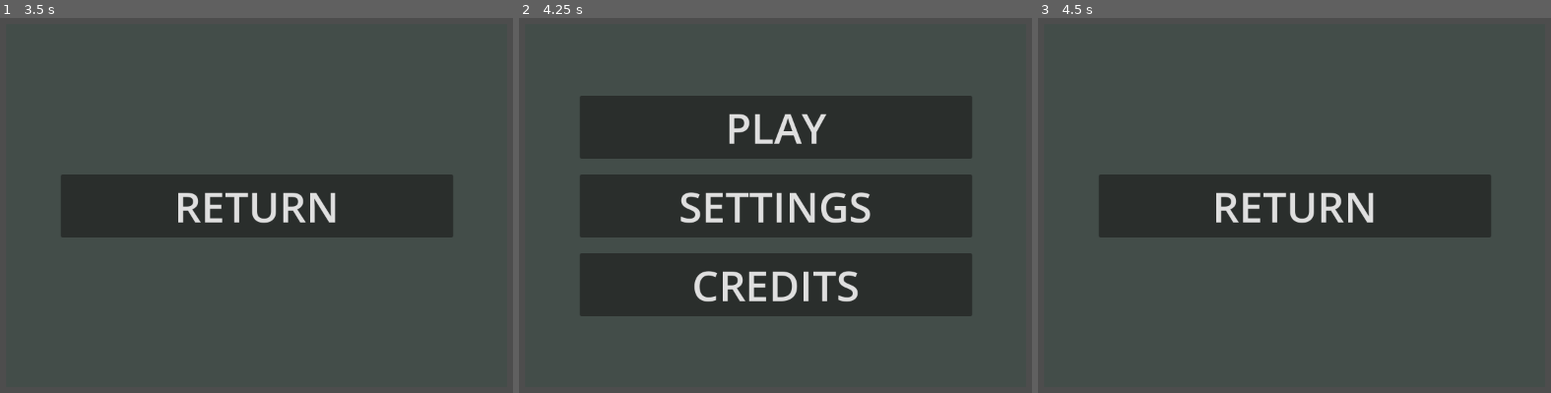
Above: before the commit, frames 1-3 (left to right).
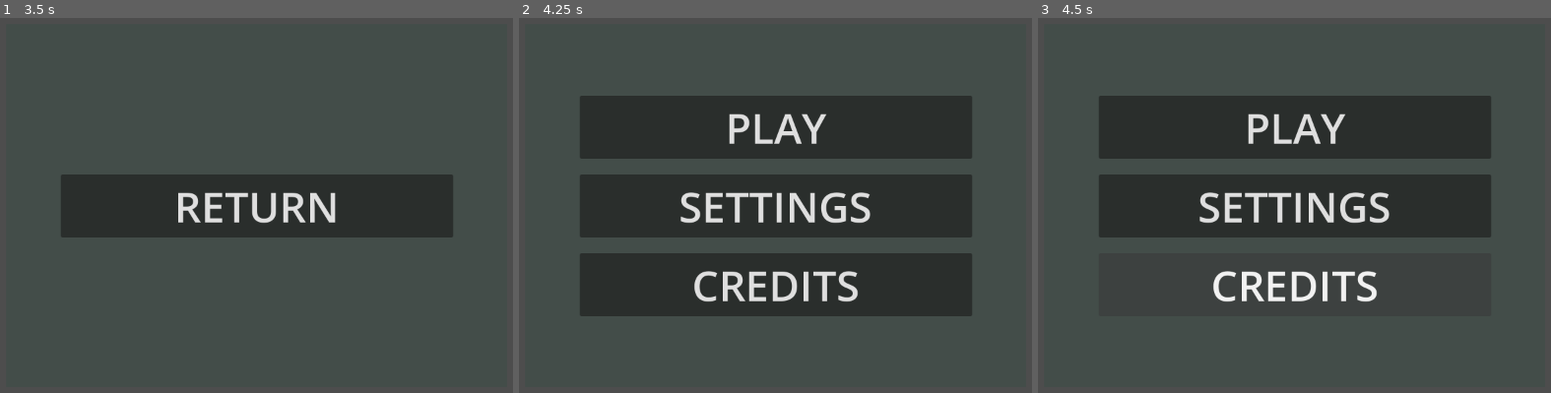
Above: after the commit, the same moments.

Repository: Wake1st/anti-tower
Game: Godot game, scene res://scenes/main_menu.tscn
Same seed, same stepped clock (60 frames per second), same inputs: the game is played once before the commit and once after it. Before the commit the project has no main scene; this scene is started directly in both runs.
Inputs (mouse positions are in pixels of both pictures, inside the frame that each line leads up to):
- Up to frame 1 (3.5 s): click "PLAY" at 0.5 s; click "PLAY" at 1.25 s; click "PLAY" at 2 s; click "SETTINGS" at 2.75 s
- Up to frame 2 (4.25 s): click "RETURN" at 3.5 s
- Up to frame 3 (4.5 s): click (1294, 284) at 4.25 s, where only the run before the commit has a clickable "CREDITS"

Frames 1-2 are identical in both runs. In frame 3, 16% of the frame differs, in the area x 11-89%, y 20-76%.

Commit message:
tree trunk assembled (main menu to game)

Diff:
--- a/data/Score.gd
+++ b/data/Score.gd
@@ -1,4 +1,4 @@
 class_name Score
 
 
-static var points: float = 10
+static var points: float = 100
--- a/project.godot
+++ b/project.godot
@@ -11,6 +11,7 @@
 [application]
 
 config/name="anti-tower"
+run/main_scene="uid://d8d5xdtfdw1l"
 config/features=PackedStringArray("4.7", "GL Compatibility")
 config/icon="res://assets/icon.svg"
 
--- a/scenes/game.gd
+++ b/scenes/game.gd
@@ -2,10 +2,21 @@
 extends Node
 
 
+signal return_to_main()
+
 @onready var pause_menu_ui: PauseMenuUI = %PauseMenuUI
 @onready var settings_menu_ui: SettingsMenuUI = %SettingsMenuUI
 @onready var build_panel: BuildPanel = %BuildPanel
-@onready var level: Level = $Level0
+@onready var level: Level
+
+
+func run(lvl: Level) -> void:
+	if level:
+		_unplug_level()
+		level.queue_free()
+
+	level = lvl
+	_plugin_level()
 
 
 func _ready() -> void:
@@ -16,9 +27,6 @@
 
 	build_panel.pause_selected.connect(_handle_pause_selected)
 	build_panel.start_selected.connect(_handle_start_selected)
-
-	level.tower_damaged.connect(_handle_tower_damaged)
-	level.tower_destroyed.connect(_handle_tower_destroyed)
 
 
 func _input(event) -> void:
@@ -38,7 +46,7 @@
 
 func _handle_menu_selected() -> void:
 	# exit level
-	pass
+	return_to_main.emit()
 
 
 func _handle_return_selected() -> void:
@@ -62,3 +70,15 @@
 	get_tree().paused = true
 
 	# some kind of score screen
+
+
+func _plugin_level() -> void:
+	add_child(level)
+	level.tower_damaged.connect(_handle_tower_damaged)
+	level.tower_destroyed.connect(_handle_tower_destroyed)
+
+
+func _unplug_level() -> void:
+	level.tower_damaged.disconnect(_handle_tower_damaged)
+	level.tower_destroyed.disconnect(_handle_tower_destroyed)
+	remove_child(level)
--- a/scenes/game.tscn
+++ b/scenes/game.tscn
@@ -1,15 +1,12 @@
 [gd_scene format=3 uid="uid://bkrjxoqlakabm"]
 
 [ext_resource type="Script" uid="uid://g5t35odn7ho1" path="res://scenes/game.gd" id="1_iywne"]
-[ext_resource type="PackedScene" uid="uid://b18wu7ohwgr0w" path="res://scenes/levels/level_0.tscn" id="2_iywne"]
 [ext_resource type="PackedScene" uid="uid://4daxmvub6vv7" path="res://ui/gameplay/build_panel.tscn" id="3_u5sy4"]
 [ext_resource type="PackedScene" uid="uid://d3vyqpubrioi3" path="res://ui/menus/pause_menu_ui.tscn" id="4_gee14"]
 [ext_resource type="PackedScene" uid="uid://dn24f3wk3futr" path="res://ui/menus/settings_menu_ui.tscn" id="5_0tnpc"]
 
 [node name="Game" type="Node" unique_id=1519597089]
 script = ExtResource("1_iywne")
-
-[node name="Level0" parent="." unique_id=265629427 instance=ExtResource("2_iywne")]
 
 [node name="GameplayCanvas" type="CanvasLayer" parent="." unique_id=1995045689]
 
--- a/scenes/levels/level_0.tscn
+++ b/scenes/levels/level_0.tscn
@@ -1,7 +1,7 @@
 [gd_scene format=3 uid="uid://b18wu7ohwgr0w"]
 
 [ext_resource type="PackedScene" uid="uid://cagxv72k4jdgj" path="res://systems/highway.tscn" id="1_wjk5u"]
-[ext_resource type="Script" uid="uid://c7ixmton47j00" path="res://scenes/levels/level_0.gd" id="1_xy1qu"]
+[ext_resource type="Script" uid="uid://c7ixmton47j00" path="res://scenes/levels/level.gd" id="1_xy1qu"]
 [ext_resource type="PackedScene" uid="uid://catj20am8qj6w" path="res://systems/tower.tscn" id="2_xy1qu"]
 [ext_resource type="PackedScene" uid="uid://dejixxsy8uecn" path="res://systems/turret.tscn" id="3_jjvta"]
 [ext_resource type="PackedScene" uid="uid://c4xsgw5uaw6lq" path="res://systems/spawner.tscn" id="4_3mnpy"]
--- /dev/null
+++ b/scenes/levels/level_1.tscn
@@ -0,0 +1,40 @@
+[gd_scene format=3 uid="uid://bay8wmx1x7qde"]
+
+[ext_resource type="Script" uid="uid://c7ixmton47j00" path="res://scenes/levels/level.gd" id="1_6761a"]
+[ext_resource type="PackedScene" uid="uid://cagxv72k4jdgj" path="res://systems/highway.tscn" id="1_x42e6"]
+[ext_resource type="PackedScene" uid="uid://catj20am8qj6w" path="res://systems/tower.tscn" id="2_6761a"]
+[ext_resource type="PackedScene" uid="uid://dejixxsy8uecn" path="res://systems/turret.tscn" id="3_sk5k4"]
+[ext_resource type="PackedScene" uid="uid://c4xsgw5uaw6lq" path="res://systems/spawner.tscn" id="4_oc4kc"]
+
+[sub_resource type="Curve2D" id="Curve2D_s8va5"]
+_data = {
+"points": PackedVector2Array(0, 0, 0, 0, 101, -60, -135.479, 157.10933, 135.479, -157.10933, -859, -266, 231.99815, 88.31427, -231.99815, -88.31427, 6, -474, 0, 0, 0, 0, -888, -645)
+}
+point_count = 4
+
+[node name="Level1" type="Node2D" unique_id=903164454]
+script = ExtResource("1_6761a")
+
+[node name="Camera2D" type="Camera2D" parent="." unique_id=131554037]
+anchor_mode = 0
+
+[node name="Highway" parent="." unique_id=1166710709 instance=ExtResource("1_x42e6")]
+position = Vector2(967, 763)
+curve = SubResource("Curve2D_s8va5")
+
+[node name="Tower" parent="." unique_id=699395279 instance=ExtResource("2_6761a")]
+position = Vector2(77, 103)
+health = 5.0
+
+[node name="Turret" parent="Tower" unique_id=815908323 instance=ExtResource("3_sk5k4")]
+position = Vector2(599, 185)
+rate_of_fire = 0.34
+
+[node name="Turret2" parent="Tower" unique_id=803294119 instance=ExtResource("3_sk5k4")]
+position = Vector2(211, 417)
+rate_of_fire = 0.34
+
+[node name="Spawner" parent="." unique_id=1976013547 instance=ExtResource("4_oc4kc")]
+position = Vector2(1093, 693)
+spawn_type = 1
+units_per_second = 0.6
--- /dev/null
+++ b/scenes/levels/level_2.tscn
@@ -0,0 +1,48 @@
+[gd_scene format=3 uid="uid://ybaasehv8m0"]
+
+[ext_resource type="PackedScene" uid="uid://cagxv72k4jdgj" path="res://systems/highway.tscn" id="1_fiq81"]
+[ext_resource type="Script" uid="uid://c7ixmton47j00" path="res://scenes/levels/level.gd" id="1_l37oo"]
+[ext_resource type="PackedScene" uid="uid://catj20am8qj6w" path="res://systems/tower.tscn" id="2_l37oo"]
+[ext_resource type="PackedScene" uid="uid://dejixxsy8uecn" path="res://systems/turret.tscn" id="3_qpwj6"]
+[ext_resource type="PackedScene" uid="uid://c4xsgw5uaw6lq" path="res://systems/spawner.tscn" id="4_ibugp"]
+
+[sub_resource type="Curve2D" id="Curve2D_8qukl"]
+_data = {
+"points": PackedVector2Array(0, 0, 0, 0, 101, -60, 0, 0, 0, 0, -888, -645)
+}
+point_count = 2
+
+[node name="Level2" type="Node2D" unique_id=1531921563]
+script = ExtResource("1_l37oo")
+
+[node name="Camera2D" type="Camera2D" parent="." unique_id=1268747749]
+anchor_mode = 0
+
+[node name="Highway" parent="." unique_id=1166710709 instance=ExtResource("1_fiq81")]
+position = Vector2(967, 763)
+curve = SubResource("Curve2D_8qukl")
+
+[node name="Tower" parent="." unique_id=699395279 instance=ExtResource("2_l37oo")]
+position = Vector2(77, 103)
+health = 5.0
+
+[node name="Turret" parent="Tower" unique_id=815908323 instance=ExtResource("3_qpwj6")]
+position = Vector2(786, 431)
+rate_of_fire = 0.34
+
+[node name="Turret2" parent="Tower" unique_id=719103934 instance=ExtResource("3_qpwj6")]
+position = Vector2(568, 386)
+rate_of_fire = 0.34
+
+[node name="Turret3" parent="Tower" unique_id=2128032146 instance=ExtResource("3_qpwj6")]
+position = Vector2(417, 212)
+rate_of_fire = 0.34
+
+[node name="Turret4" parent="Tower" unique_id=1133996476 instance=ExtResource("3_qpwj6")]
+position = Vector2(199, 169)
+rate_of_fire = 0.34
+
+[node name="Spawner" parent="." unique_id=1976013547 instance=ExtResource("4_ibugp")]
+position = Vector2(1093, 693)
+spawn_type = 1
+units_per_second = 0.6
--- /dev/null
+++ b/scenes/main.gd
@@ -0,0 +1,73 @@
+class_name Main
+extends Node
+
+
+const levels: Array[String] = [
+	"res://scenes/levels/level_0.tscn",
+	"res://scenes/levels/level_1.tscn",
+	"res://scenes/levels/level_2.tscn"
+]
+
+@onready var main_menu: MainMenu = $MainMenu
+@onready var game: Game = $Game
+
+var scene_path: String
+var current_scene: Node
+
+
+func _ready() -> void:
+	#DataAccess.load_user_data()
+	scene_path = levels[0]
+
+	main_menu.play_level.connect(_handle_level_selected)
+	game.return_to_main.connect(_handle_return_selected)
+
+
+func _process(_delta) -> void:
+	var progress = []
+	ResourceLoader.load_threaded_get_status(scene_path, progress)
+	print("prog: ", progress)
+
+	if progress[0] == 1:
+		# set new scene
+		var packed_scene: PackedScene = ResourceLoader.load_threaded_get(scene_path)
+		current_scene = packed_scene.instantiate()
+
+		# connect the signals
+		game.run(current_scene)
+
+		# flip
+		main_menu.visible = false
+
+
+func _handle_return_selected() -> void:
+	main_menu.visible = true
+
+
+func _handle_level_selected() -> void:
+	_load_scene(scene_path)
+
+
+#func _handle_replay_level() -> void:
+	#_load_scene(scene_path)
+
+
+#func _handle_next_level() -> void:
+	#var next_level_index = levels.rfind(scene_path) + 1
+	#if next_level_index == levels.size():
+		## game over man
+		#next_level_index = 0
+	#else:
+		#var path = levels[next_level_index]
+		#_load_scene(path)
+
+
+func _load_scene(path: String) -> void:
+	# remove old scene
+	if current_scene:
+		remove_child(current_scene)
+		current_scene.queue_free()
+
+	# load in new scene
+	scene_path = path
+	ResourceLoader.load_threaded_request(scene_path)
--- /dev/null
+++ b/scenes/main.tscn
@@ -0,0 +1,12 @@
+[gd_scene format=3 uid="uid://d8d5xdtfdw1l"]
+
+[ext_resource type="Script" uid="uid://1nb2cb242w7e" path="res://scenes/main.gd" id="1_o5qli"]
+[ext_resource type="PackedScene" uid="uid://bkrjxoqlakabm" path="res://scenes/game.tscn" id="2_sugp2"]
+[ext_resource type="PackedScene" uid="uid://cwp03pu5lpawm" path="res://scenes/main_menu.tscn" id="3_jyhfs"]
+
+[node name="Main" type="Node" unique_id=1745277202]
+script = ExtResource("1_o5qli")
+
+[node name="Game" parent="." unique_id=1519597089 instance=ExtResource("2_sugp2")]
+
+[node name="MainMenu" parent="." unique_id=2048161399 instance=ExtResource("3_jyhfs")]
--- a/scenes/main_menu.gd
+++ b/scenes/main_menu.gd
@@ -1,6 +1,8 @@
 class_name MainMenu
-extends Node
+extends CanvasLayer
 
+
+signal play_level()
 
 @onready var main_menu_ui: MainMenuUI = $MainMenuUI
 @onready var settings_menu_ui: SettingsMenuUI = $SettingsMenuUI
@@ -10,8 +12,6 @@
 
 
 func _ready() -> void:
-	get_tree().paused = true
-
 	main_menu_ui.play_selected.connect(_handle_play_selected)
 	main_menu_ui.settings_selected.connect(_handle_settings_selected)
 	main_menu_ui.credits_selected.connect(_handle_credits_selected)
@@ -21,8 +21,7 @@
 
 
 func _handle_play_selected() -> void:
-	# some kind of transition
-	pass
+	play_level.emit()
 
 
 func _handle_settings_selected() -> void:
--- a/scenes/main_menu.tscn
+++ b/scenes/main_menu.tscn
@@ -5,18 +5,17 @@
 [ext_resource type="PackedScene" uid="uid://dn24f3wk3futr" path="res://ui/menus/settings_menu_ui.tscn" id="3_8ln24"]
 [ext_resource type="PackedScene" uid="uid://dy321iwuayi5w" path="res://ui/menus/credits_menu_ui.tscn" id="4_wu84c"]
 
-[node name="MainMenu" type="Node" unique_id=1663835177]
+[node name="MainMenu" type="CanvasLayer" unique_id=2048161399]
 script = ExtResource("1_bqqt6")
 
 [node name="MainMenuUI" parent="." unique_id=1029722067 instance=ExtResource("2_wu84c")]
-process_mode = 2
 mouse_filter = 1
 
 [node name="SettingsMenuUI" parent="." unique_id=1973352614 instance=ExtResource("3_8ln24")]
+process_mode = 0
 visible = false
 mouse_filter = 1
 
 [node name="CreditsMenuUI" parent="." unique_id=118515599 instance=ExtResource("4_wu84c")]
-process_mode = 2
 visible = false
 mouse_filter = 1
Renamed: scenes/levels/level_0.gd -> scenes/levels/level.gd
Renamed: scenes/levels/level_0.gd.uid -> scenes/levels/level.gd.uid
Not shown, added: scenes/main.gd.uid
